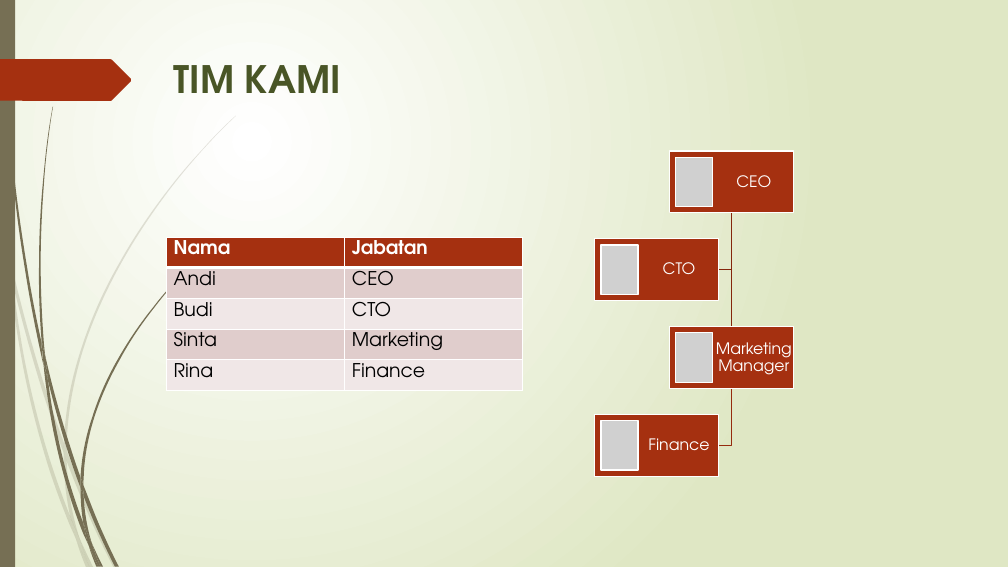
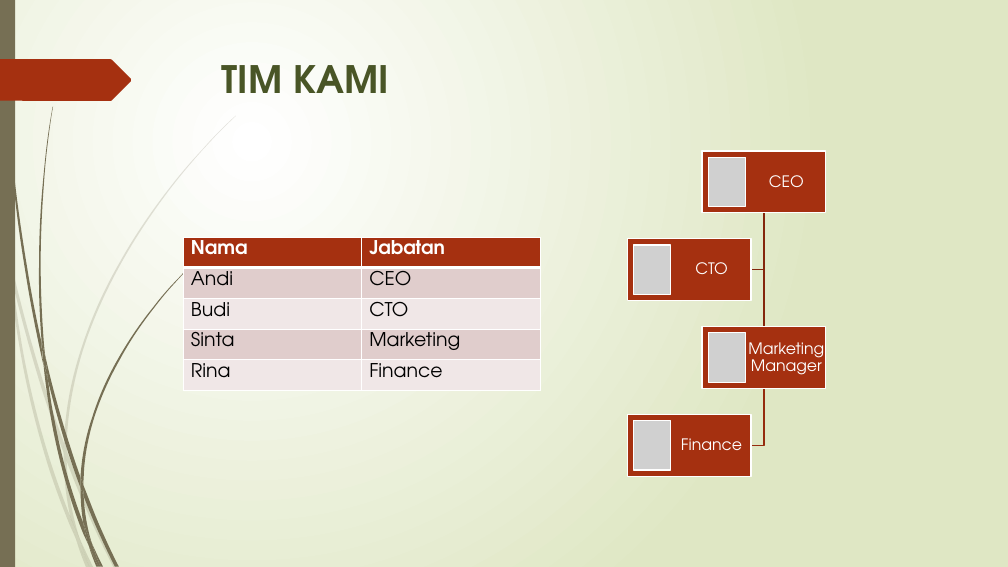
Before and after one commit to onysu/kursus, a slide deck: slide 6 of assets/files/Business-Pitch-Deck-7-Slide.pptx. Drawn at 1008x567 pixels with LibreOffice and Linux fonts; fonts in the diff are those of the drawing; grey boxes stand for pictures. Boxes give left, top, right and bottom in pixels: in the first picture for what was removed or moved away, otherwise in the second. Text is boxed around its words. In the diff, an @@ line names an element or a change of style, - is before the commit and + after.

```diff
--- a/assets/files/Business-Pitch-Deck-7-Slide.pptx
+++ b/assets/files/Business-Pitch-Deck-7-Slide.pptx
@@ title "TIM KAMI": place and size @@
-title "TIM KAMI" at <box>174,65,341,93</box>
+title "TIM KAMI" at <box>222,65,389,93</box>
@@ picture removed at <box>676,157,713,206</box> @@
@@ picture added at <box>709,157,746,206</box> @@
@@ table: place and size @@
-table at <box>166,237,523,391</box>
+table at <box>184,237,541,391</box>
@@ 3 pictures, 3 freeform shapes, 2 texts, 2 rectangles: place and size @@
-3 pictures, 3 freeform shapes, 2 texts, 2 rectangles at <box>595,213,735,476</box>
+3 pictures, 3 freeform shapes, 2 texts, 2 rectangles at <box>628,213,768,476</box>
@@ 2 texts, 2 rectangles: place and size @@
-2 texts, 2 rectangles at <box>670,151,794,389</box>
+2 texts, 2 rectangles at <box>702,151,827,389</box>
```
Also in this commit, not shown: 2 other slides changed, 7 other files.
